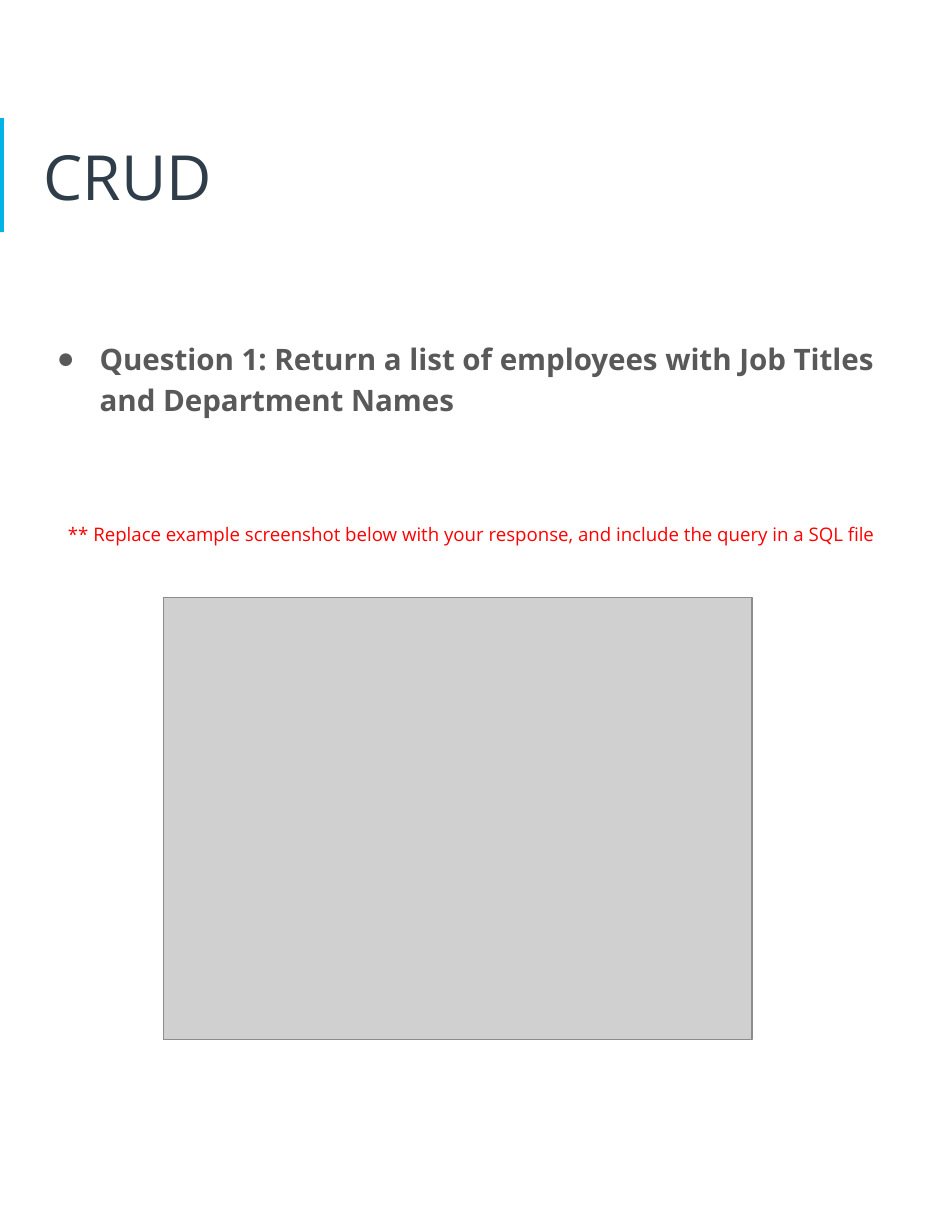
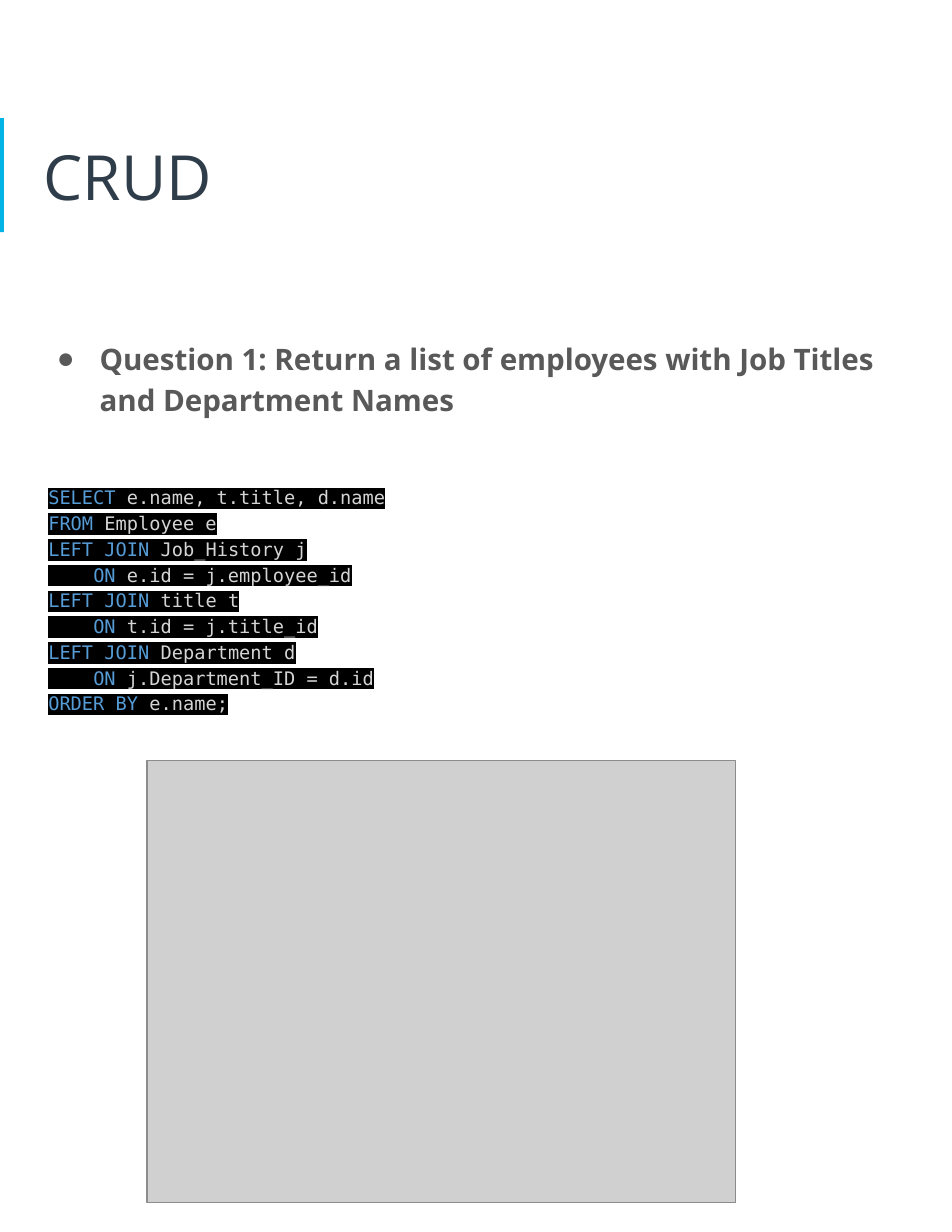
Before and after one commit to MartyP233/data-architecture-nanodegree, a slide deck: slide 17 of assignments/HR Database/project submission.pptx (slide 18 before the commit). Drawn at 952x1232 pixels with LibreOffice and Linux fonts; fonts in the diff are those of the drawing; grey boxes stand for pictures. Boxes give left, top, right and bottom in pixels: in the first picture for what was removed or moved away, otherwise in the second. Text is boxed around its words. In the diff, an @@ line names an element or a change of style, - is before the commit and + after.

```diff
--- a/assignments/HR Database/project submission.pptx
+++ b/assignments/HR Database/project submission.pptx
@@ text at <box>48,489,385,713</box>: text changed; font Open Sans to DejaVu Sans Mono; text colour #FF0000 to #D4D4D4 @@
-** Replace example screenshot below with your response, and include the query in a SQL file
+SELECT e.name, t.title, d.name
+FROM Employee e
+LEFT JOIN Job_History j
+ON e.id = j.employee_id
+LEFT JOIN title t
+ON t.id = j.title_id
+LEFT JOIN Department d
+ON j.Department_ID = d.id
+ORDER BY e.name;
@@ picture: place and size @@
-picture at <box>164,598,753,1039</box>
+picture at <box>147,760,736,1202</box>
```
Also in this commit, not shown: 6 other slides changed, 1 slide removed, 3 other files.
